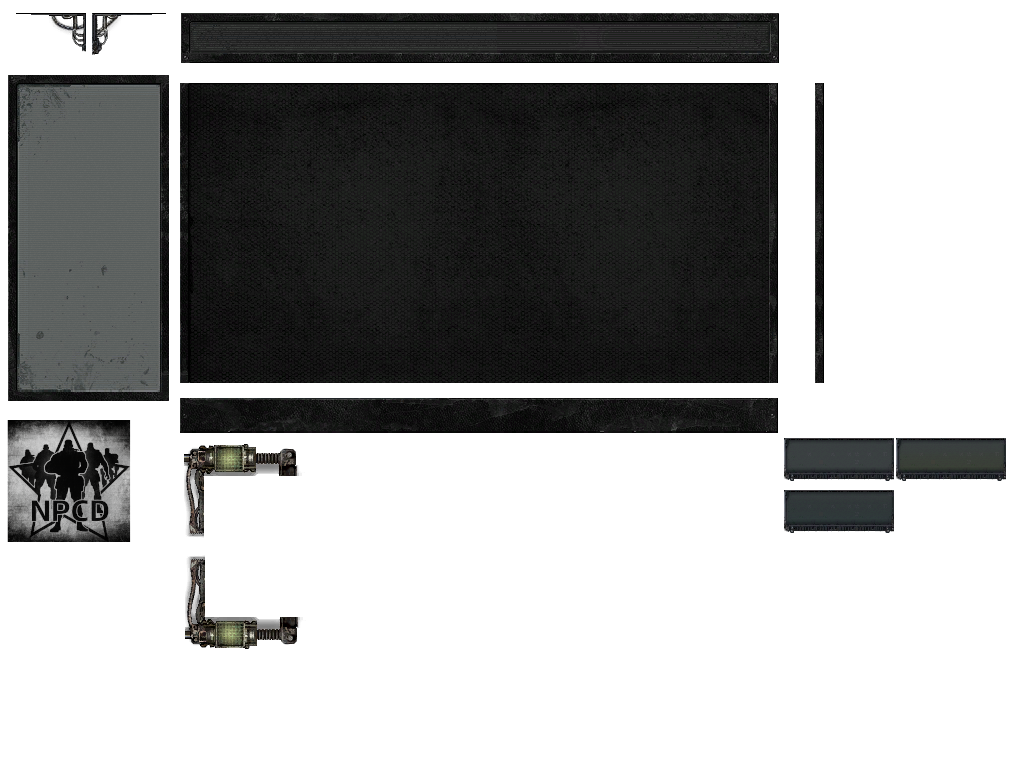
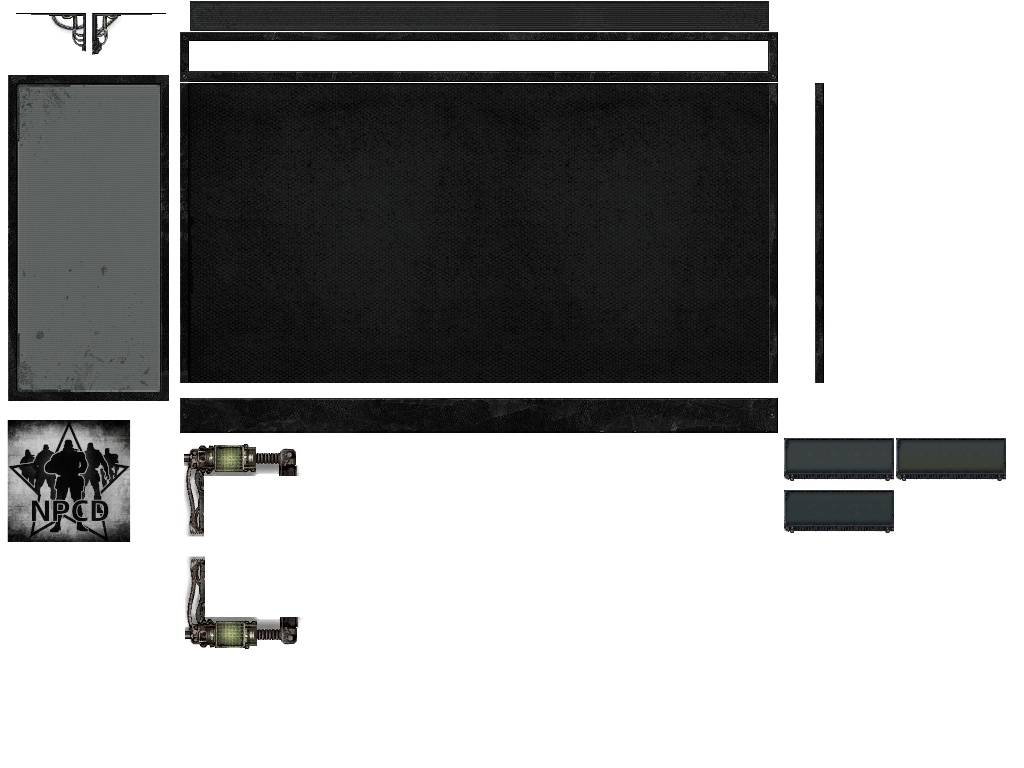
Layer changes from the first w=1024, h=768 image to the second:
added layer "header copy" above "header" over box(190, 1, 769, 31)
painted on "header" over box(180, 13, 779, 82)